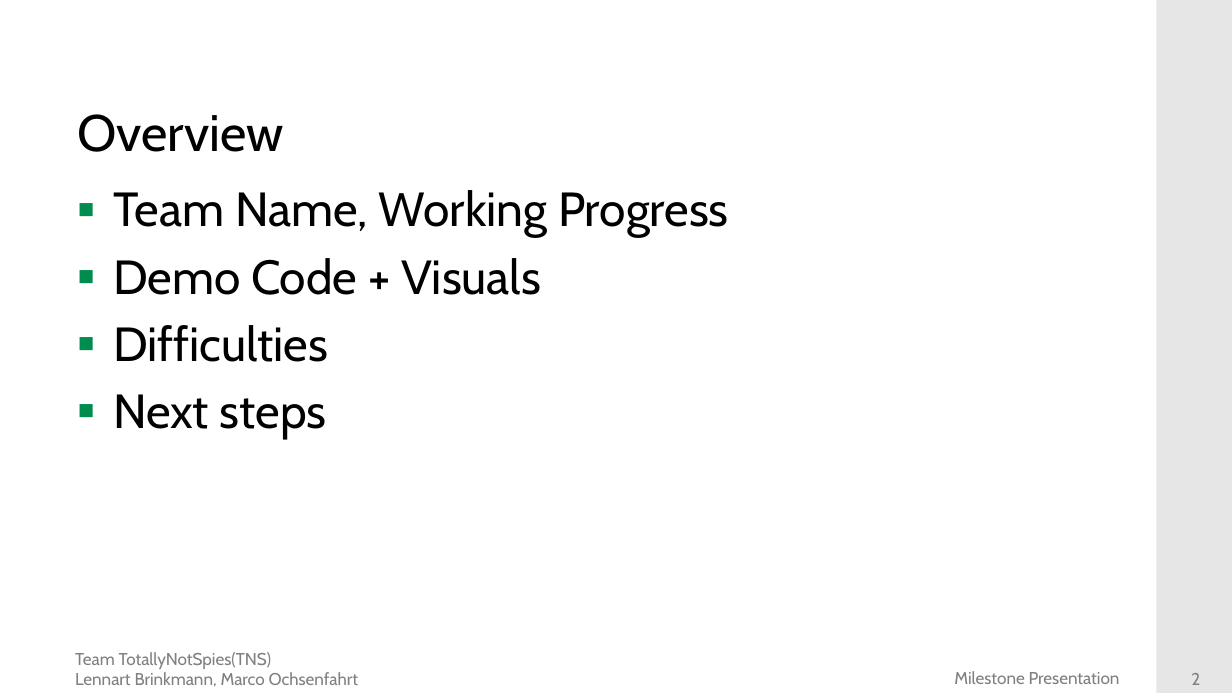
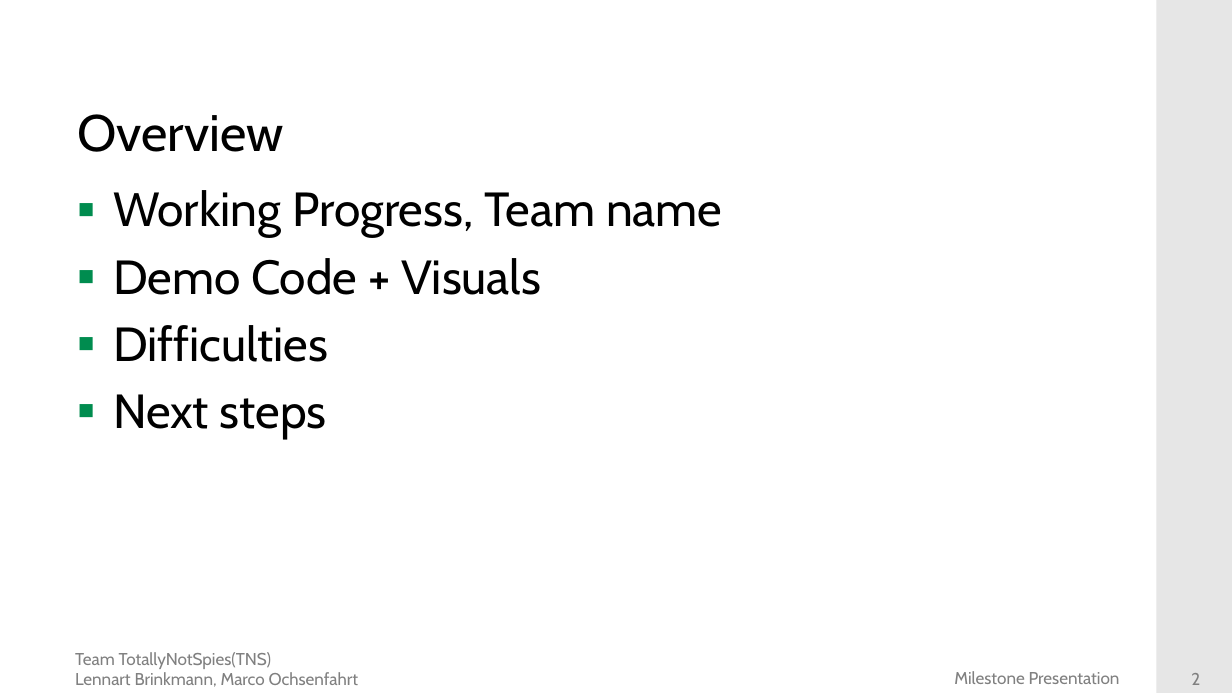
Before and after one commit to DieMango/PiB_Bri_Och, a slide deck: slide 2 of Milestone1 Presentation.pptx. Drawn at 1232x693 pixels with LibreOffice and Linux fonts; fonts in the diff are those of the drawing; background and template pictures are left out. Boxes give left, top, right and bottom in pixels: in the first picture for what was removed or moved away, otherwise in the second. Text is boxed around its words. In the diff, an @@ line names an element or a change of style, - is before the commit and + after.

```diff
--- a/Milestone1 Presentation.pptx
+++ b/Milestone1 Presentation.pptx
@@ text at box(113, 190, 722, 238): text changed @@
-▪ Team Name, Working Progress
+▪ Working Progress, Team name
```
Also in this commit, not shown: 1 other slide changed.
